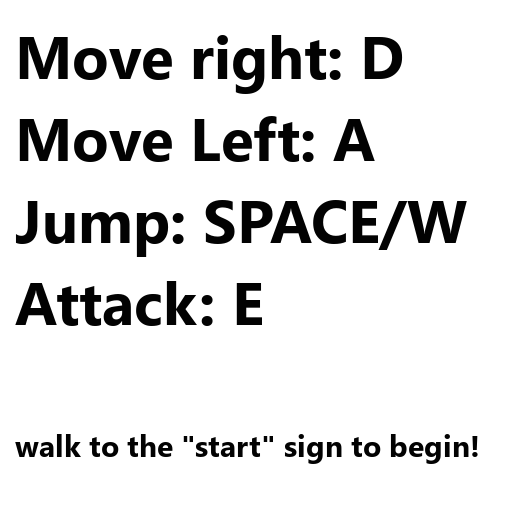
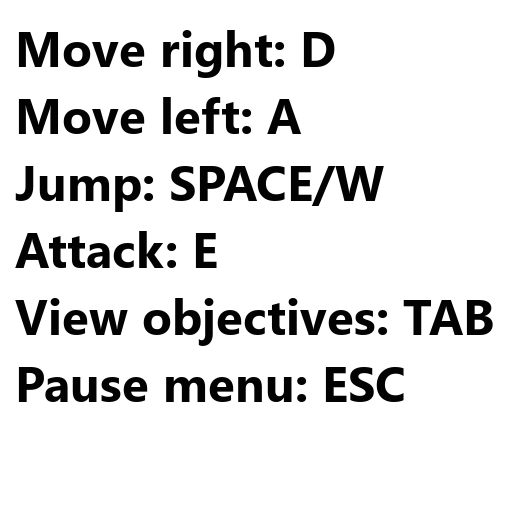
Two versions of the same layered image (512px x 512px). Layer-by-layer changes:
painted on "Move right: D ..." over [15, 30, 493, 464]
